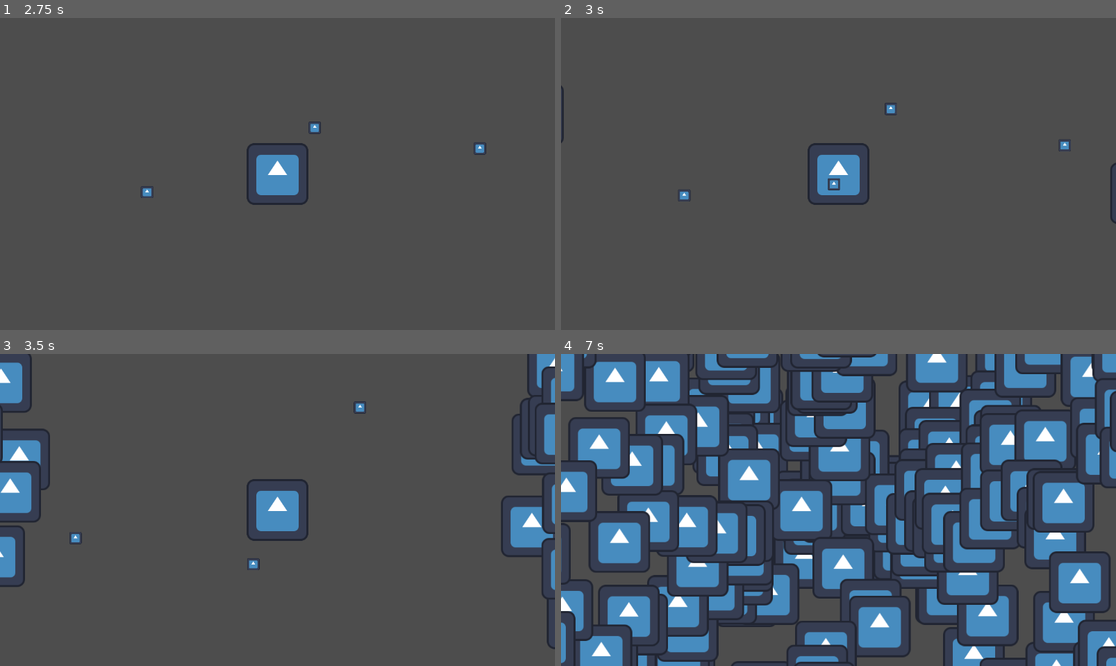
Above: before the commit, frames 1-4 (two rows, left to right).
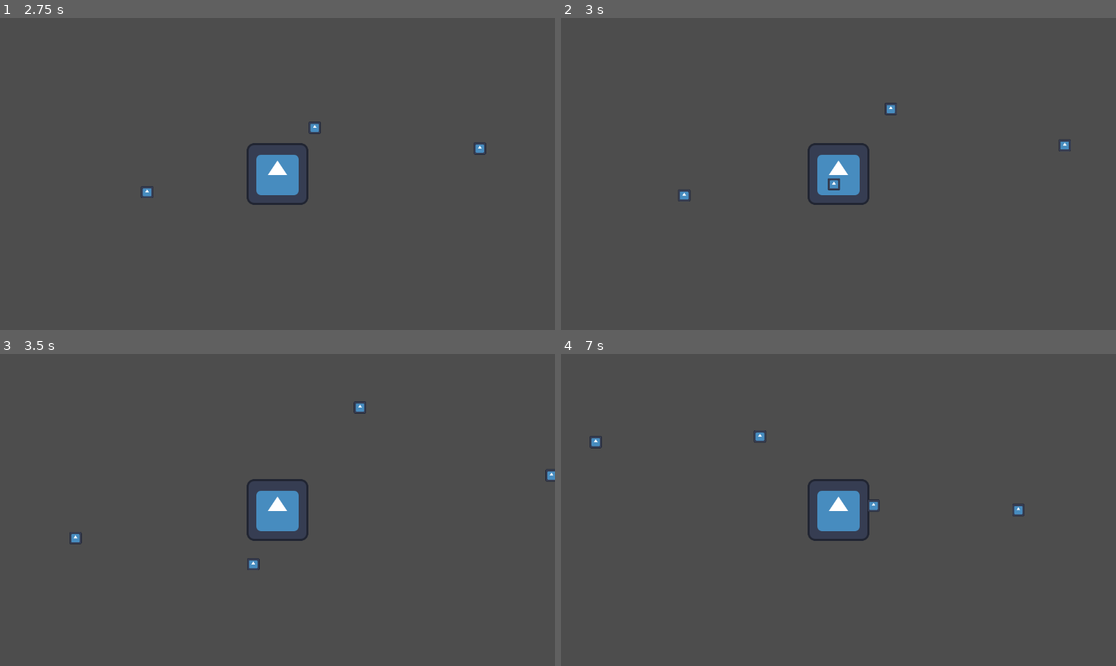
Above: after the commit, the same moments.

Repository: jiho7407/ZXCviver
Game: Godot game, scene res://game.tscn
The game is run twice, just before and just after one commit, with the same random seed, the same clock (stepped at 60 frames per second) and the same inputs. The engine's default icon, where the game draws it, is replaced by a stand-in: a white triangle on a blue panel in a dark square.
Inputs (mouse positions are in pixels of both pictures, inside the frame that each line leads up to):
- Up to frame 1 (2.75 s): tap Enter at 0.5 s; move the mouse to (399, 158) at 0.52 s; tap X (shoot_x) at 0.6, 2.1 s; move the mouse to (166, 189) at 1.27 s; tap Z (shoot_z) at 1.35 s; move the mouse to (333, 105) at 2.02 s
- Up to frame 2 (3 s): move the mouse to (810, 236) at 2.77 s; tap Z (shoot_z) at 2.85 s
- Up to frame 3 (3.5 s): no input
- Up to frame 4 (7 s): move the mouse to (1005, 556) at 3.52 s; tap X (shoot_x) at 3.6, 5.1, 6.6 s; move the mouse to (672, 463) at 4.27 s; tap Z (shoot_z) at 4.35, 5.85 s; move the mouse to (866, 510) at 5.02 s; move the mouse to (755, 432) at 5.77 s; move the mouse to (960, 494) at 6.52 s

Frame 1 is identical in both runs. In frame 2, 0.1% of the frame differs, in the area x 0-100%, y 21-66%; in frame 3, 5.3%; in frame 4, 52%, in the area x 0-100%, y 0-100%.

Commit message:
enemy 쏴서 두 대 맞추면 queue_free()
enemy hp 100으로 설정. 맞으면 50씩 다는 걸로 설정. enemypreset에 코드 있음

Diff:
--- a/bullet.tscn
+++ b/bullet.tscn
@@ -1,11 +1,16 @@
-[gd_scene load_steps=3 format=3 uid="uid://boluv6rcel57f"]
+[gd_scene load_steps=4 format=3 uid="uid://boluv6rcel57f"]
 
 [ext_resource type="Script" path="res://bullet.gd" id="1_gm4e0"]
 [ext_resource type="Texture2D" uid="uid://cxxk8sree3cnq" path="res://icon.svg" id="2_0m2dw"]
 
-[node name="bullet" type="Area2D"]
+[sub_resource type="RectangleShape2D" id="RectangleShape2D_b81xg"]
+
+[node name="bullet" type="Area2D" groups=["bullet"]]
 script = ExtResource("1_gm4e0")
 
 [node name="Sprite2D" type="Sprite2D" parent="."]
 scale = Vector2(0.2, 0.2)
 texture = ExtResource("2_0m2dw")
+
+[node name="CollisionShape2D" type="CollisionShape2D" parent="."]
+shape = SubResource("RectangleShape2D_b81xg")
--- a/enemy_preset.gd
+++ b/enemy_preset.gd
@@ -1,7 +1,19 @@
 extends CharacterBody2D
 
+const HP = 100
 const SPEED = 200.0
+var hp = HP
+
+func ready():
+	pass
 
 func _physics_process(delta):
 	velocity = (Player.position - position).normalized() * SPEED
 	move_and_slide()
+	if hp <= 0:
+		queue_free()
+
+
+func _on_area_2d_area_entered(area):
+	if area.is_in_group("bullet") == true:
+		hp -= 50
--- a/enemy_preset.tscn
+++ b/enemy_preset.tscn
@@ -1,12 +1,21 @@
-[gd_scene load_steps=3 format=3 uid="uid://cfmrgcgv7xljb"]
+[gd_scene load_steps=4 format=3 uid="uid://cfmrgcgv7xljb"]
 
 [ext_resource type="Texture2D" uid="uid://cxxk8sree3cnq" path="res://icon.svg" id="1_8xf56"]
 [ext_resource type="Script" path="res://enemy_preset.gd" id="1_nx40n"]
 
+[sub_resource type="RectangleShape2D" id="RectangleShape2D_yapbi"]
+size = Vector2(120, 120)
+
 [node name="EnemyPreset" type="CharacterBody2D"]
+scale = Vector2(0.5, 0.5)
 script = ExtResource("1_nx40n")
 
 [node name="Sprite2D" type="Sprite2D" parent="."]
 texture = ExtResource("1_8xf56")
 
-[node name="CollisionShape2D" type="CollisionShape2D" parent="."]
+[node name="Area2D" type="Area2D" parent="."]
+
+[node name="CollisionShape2D" type="CollisionShape2D" parent="Area2D"]
+shape = SubResource("RectangleShape2D_yapbi")
+
+[connection signal="area_entered" from="Area2D" to="." method="_on_area_2d_area_entered"]
--- a/game.gd
+++ b/game.gd
@@ -4,12 +4,12 @@
 var EnemyPresetScene = preload("res://enemy_preset.tscn")
 # Called when the node enters the scene tree for the first time.
 func _ready():
-	pass # Replace with function body.
+	spawn_enemy()
 
 
 # Called every frame. 'delta' is the elapsed time since the previous frame.
 func _process(delta):
-	spawn_enemy()
+	pass
 
 func spawn_enemy():
 
